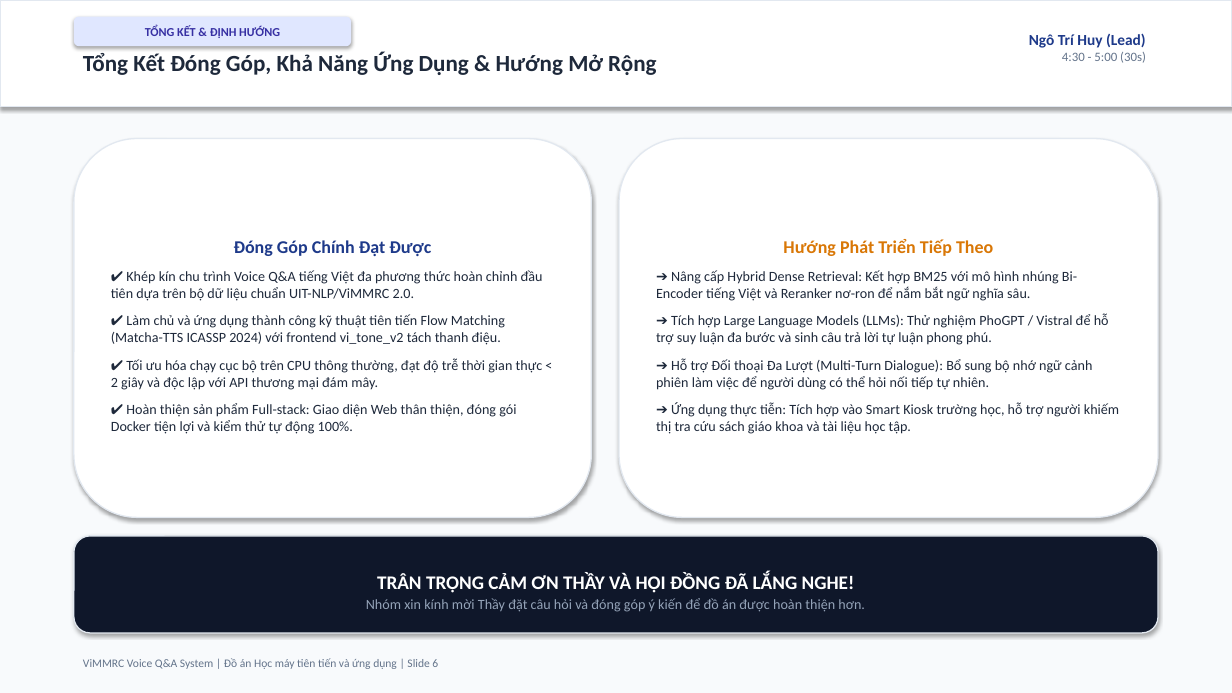
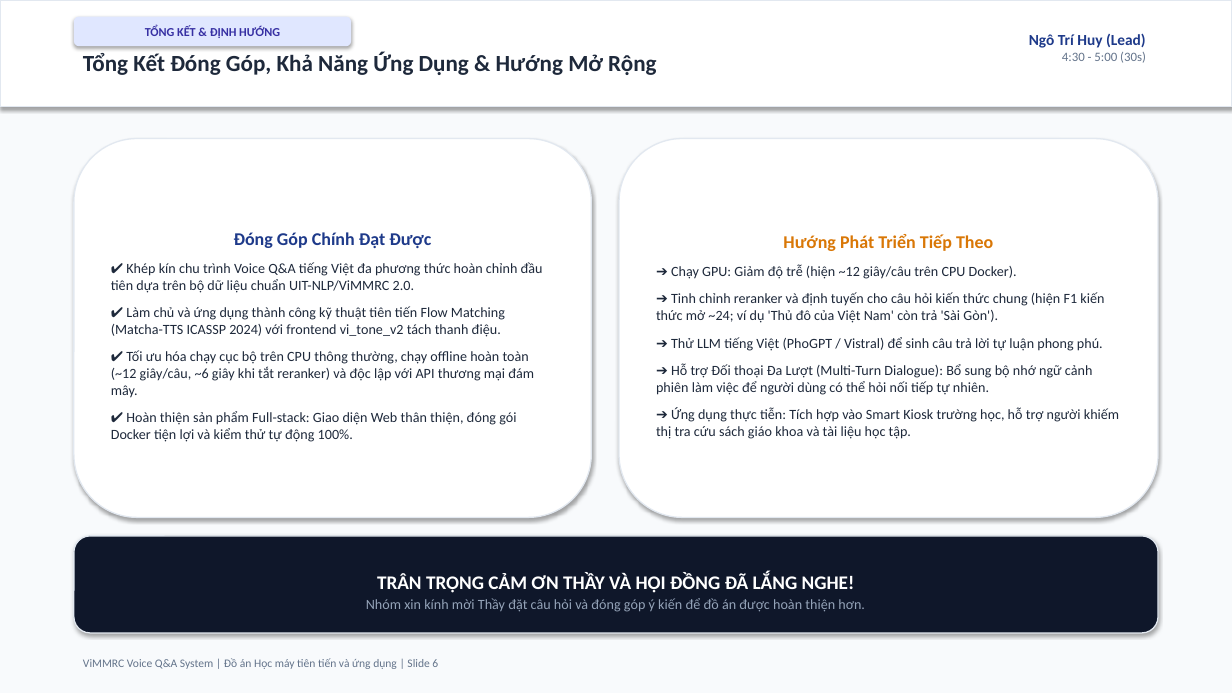
Before and after one commit to ngohuy04022000/vimmrc-qa-voice, a slide deck: slide 6 of docs/ViMMRC_Presentation_5min.pptx. Drawn at 1232x693 pixels with LibreOffice and Linux fonts; fonts in the diff are those of the drawing. Boxes give left, top, right and bottom in pixels: in the first picture for what was removed or moved away, otherwise in the second. Text is boxed around its words. In the diff, an @@ line names an element or a change of style, - is before the commit and + after.

```diff
--- a/docs/ViMMRC_Presentation_5min.pptx
+++ b/docs/ViMMRC_Presentation_5min.pptx
@@ text in rounded rectangle at (x1=656, y1=264, x2=1104, y2=351): text changed @@
-➔ Nâng cấp Hybrid Dense Retrieval: Kết hợp BM25 với mô hình nhúng Bi-Encoder tiếng Việt và Reranker nơ-ron để nắm bắt ngữ nghĩa sâu.
-➔ Tích hợp Large Language Models (LLMs): Thử nghiệm PhoGPT / Vistral để hỗ trợ suy luận đa bước và sinh câu trả lời tự luận phong phú.
+➔ Chạy GPU: Giảm độ trễ (hiện ~12 giây/câu trên CPU Docker).
+➔ Tinh chỉnh reranker và định tuyến cho câu hỏi kiến thức chung (hiện F1 kiến thức mở ~24; ví dụ 'Thủ đô của Việt Nam' còn trả 'Sài Gòn').
+➔ Thử LLM tiếng Việt (PhoGPT / Vistral) để sinh câu trả lời tự luận phong phú.
@@ text in rounded rectangle at (x1=111, y1=350, x2=534, y2=398): text changed @@
-✔ Tối ưu hóa chạy cục bộ trên CPU thông thường, đạt độ trễ thời gian thực < 2 giây và độc lập với API thương mại đám mây.
+✔ Tối ưu hóa chạy cục bộ trên CPU thông thường, chạy offline hoàn toàn (~12 giây/câu, ~6 giây khi tắt reranker) và độc lập với API thương mại đám mây.
```
Also in this commit, not shown: 3 other slides changed, 10 other files.
